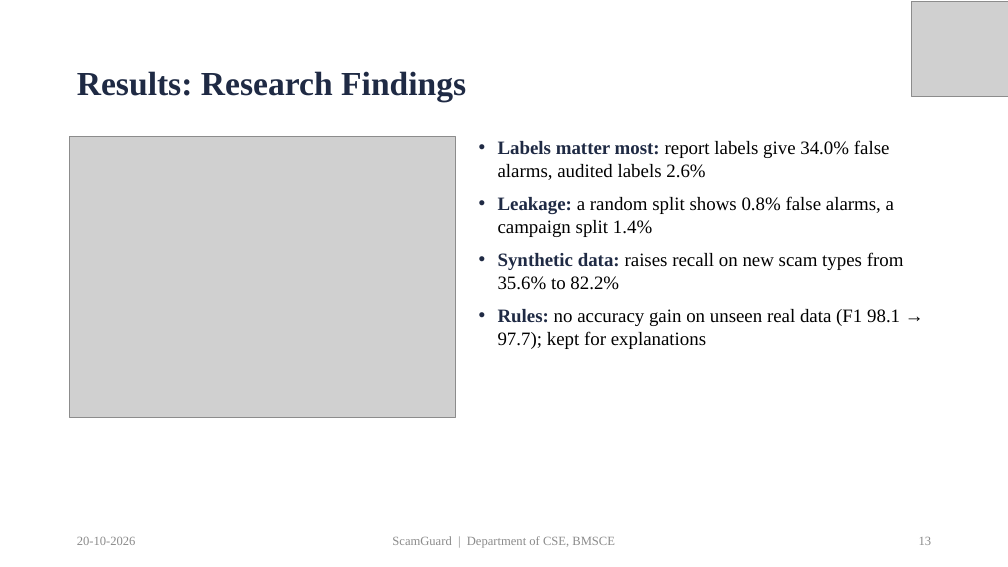
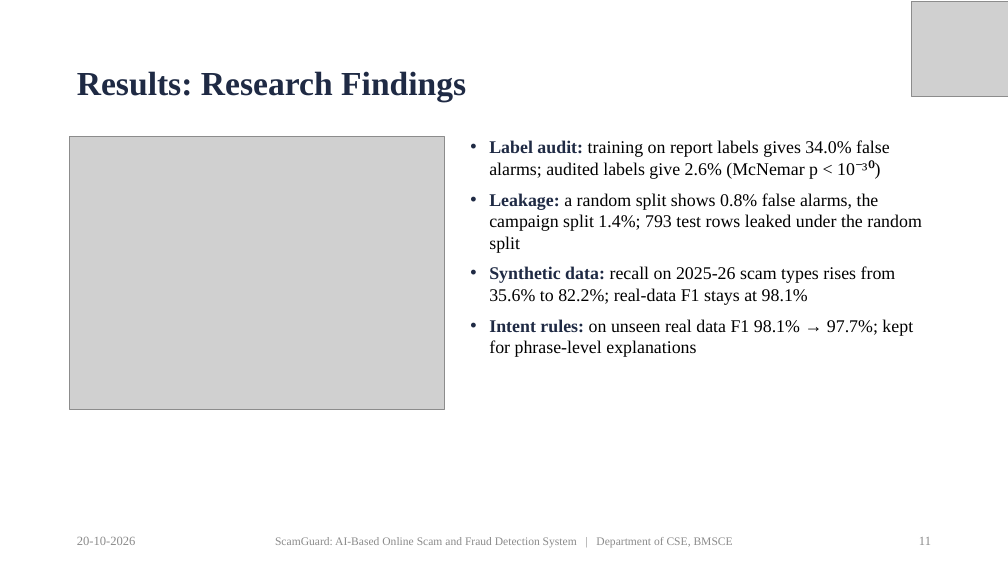
Before and after one commit to priyamthakur275/ScamGuard-AI, a slide deck: slide 11 of docs/presentation/ScamGuard_PP2_Presentation.pptx (slide 13 before the commit). Drawn at 1008x567 pixels with LibreOffice and Linux fonts; fonts in the diff are those of the drawing; grey boxes stand for pictures. Boxes give left, top, right and bottom in pixels: in the first picture for what was removed or moved away, otherwise in the second. Text is boxed around its words. In the diff, an @@ line names an element or a change of style, - is before the commit and + after.

```diff
--- a/docs/presentation/ScamGuard_PP2_Presentation.pptx
+++ b/docs/presentation/ScamGuard_PP2_Presentation.pptx
@@ picture: place and size @@
-picture at <box>70,136,456,417</box>
+picture at <box>70,136,445,409</box>
@@ text at <box>489,140,922,357</box>: text changed; size 18 to 17 pt @@
-• Labels matter most: report labels give 34.0% false alarms, audited labels 2.6%
-• Leakage: a random split shows 0.8% false alarms, a campaign split 1.4%
-• Synthetic data: raises recall on new scam types from 35.6% to 82.2%
-• Rules: no accuracy gain on unseen real data (F1 98.1 → 97.7); kept for explanations
+• Label audit: training on report labels gives 34.0% false alarms; audited labels give 2.6% (McNemar p < 10⁻³⁰)
+• Leakage: a random split shows 0.8% false alarms, the campaign split 1.4%; 793 test rows leaked under the random split
+• Synthetic data: recall on 2025-26 scam types rises from 35.6% to 82.2%; real-data F1 stays at 98.1%
+• Intent rules: on unseen real data F1 98.1% → 97.7%; kept for phrase-level explanations
@@ text at <box>275,537,733,548</box>: text changed; size 12 to 11 pt @@
-ScamGuard | Department of CSE, BMSCE
+ScamGuard: AI-Based Online Scam and Fraud Detection System | Department of CSE, BMSCE
@@ page number at <box>919,537,931,545</box>: text changed @@
-13
+11
```
Also in this commit, not shown: 17 other slides changed, 7 slides added, 4 slides removed, 10 other files.
